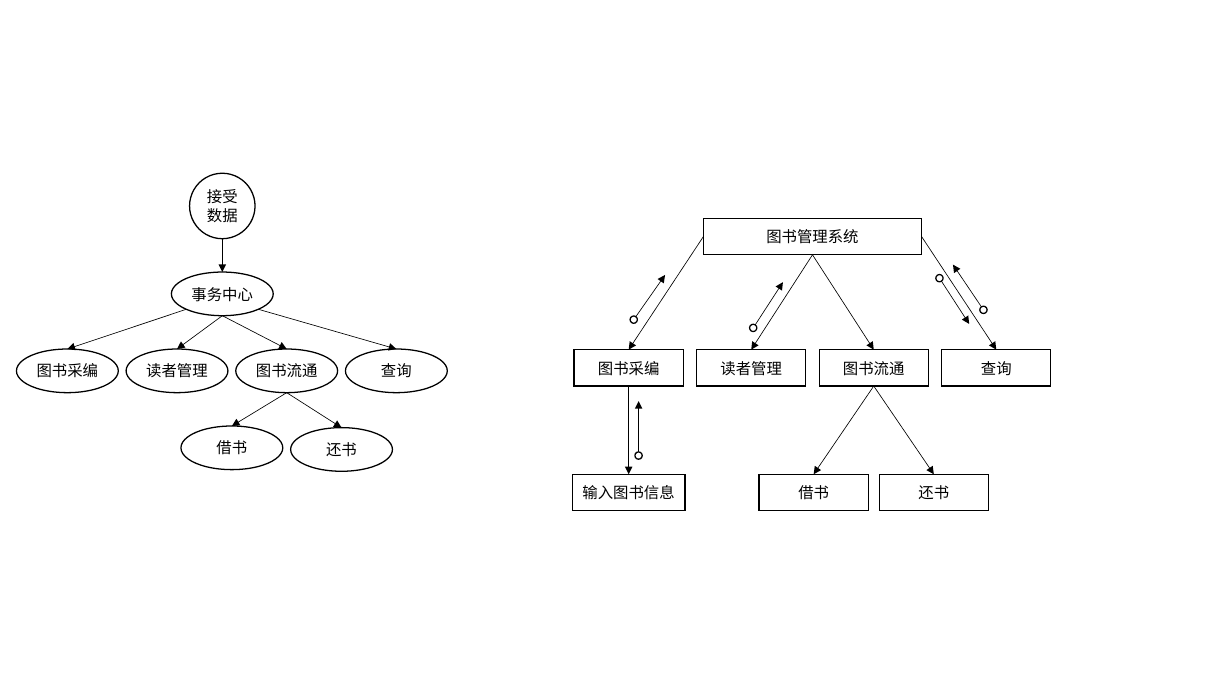
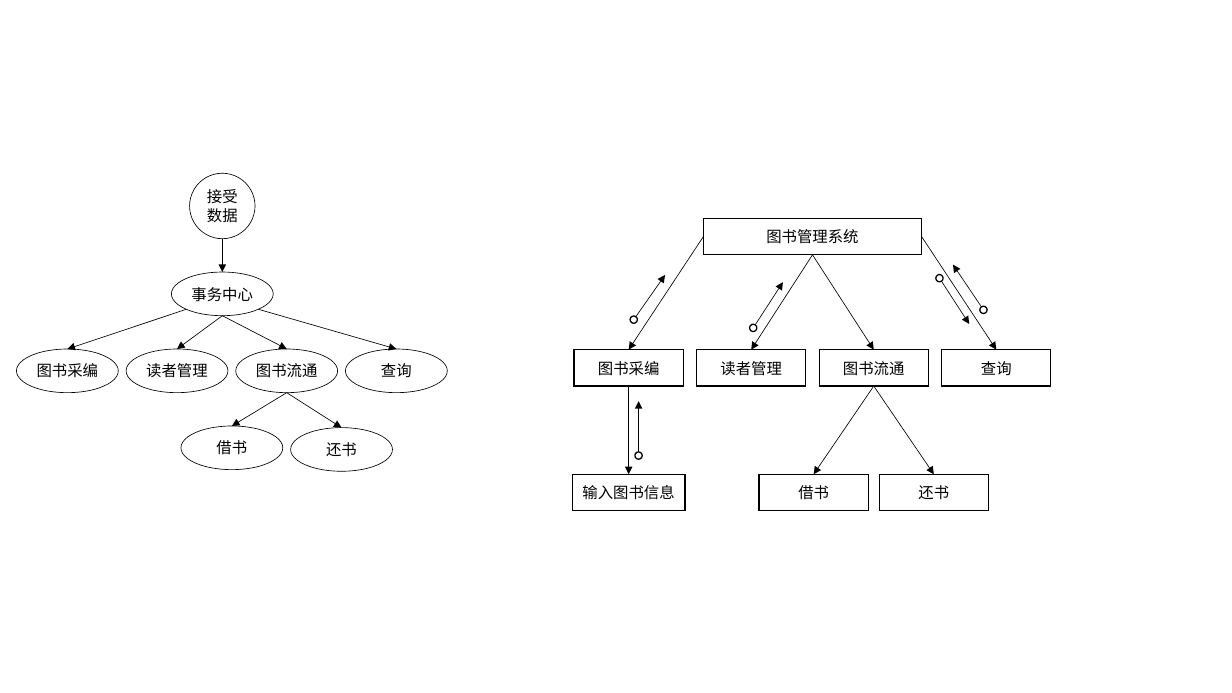
Before and after one commit to glplaman/glplaman.github.io, a slide deck: slide 9 of se/file/se.pptx. Drawn at 1232x693 pixels with LibreOffice and Linux fonts; fonts in the diff are those of the drawing. Boxes give left, top, right and bottom in pixels: in the first picture for what was removed or moved away, otherwise in the second. Text is boxed around its words. In the diff, an @@ line names an element or a change of style, - is before the commit and + after.

```diff
--- a/se/file/se.pptx
+++ b/se/file/se.pptx
@@ outline #000000 1 pt to #000000 0.5 pt in 8 elements at [189, 174, 255, 239], [172, 272, 274, 315], [17, 349, 118, 393], [127, 349, 228, 393], [236, 349, 337, 393], [346, 349, 447, 393], [181, 426, 283, 470], [291, 428, 393, 471] @@
```
Also in this commit, not shown: 6 other slides changed, 48 other files.
